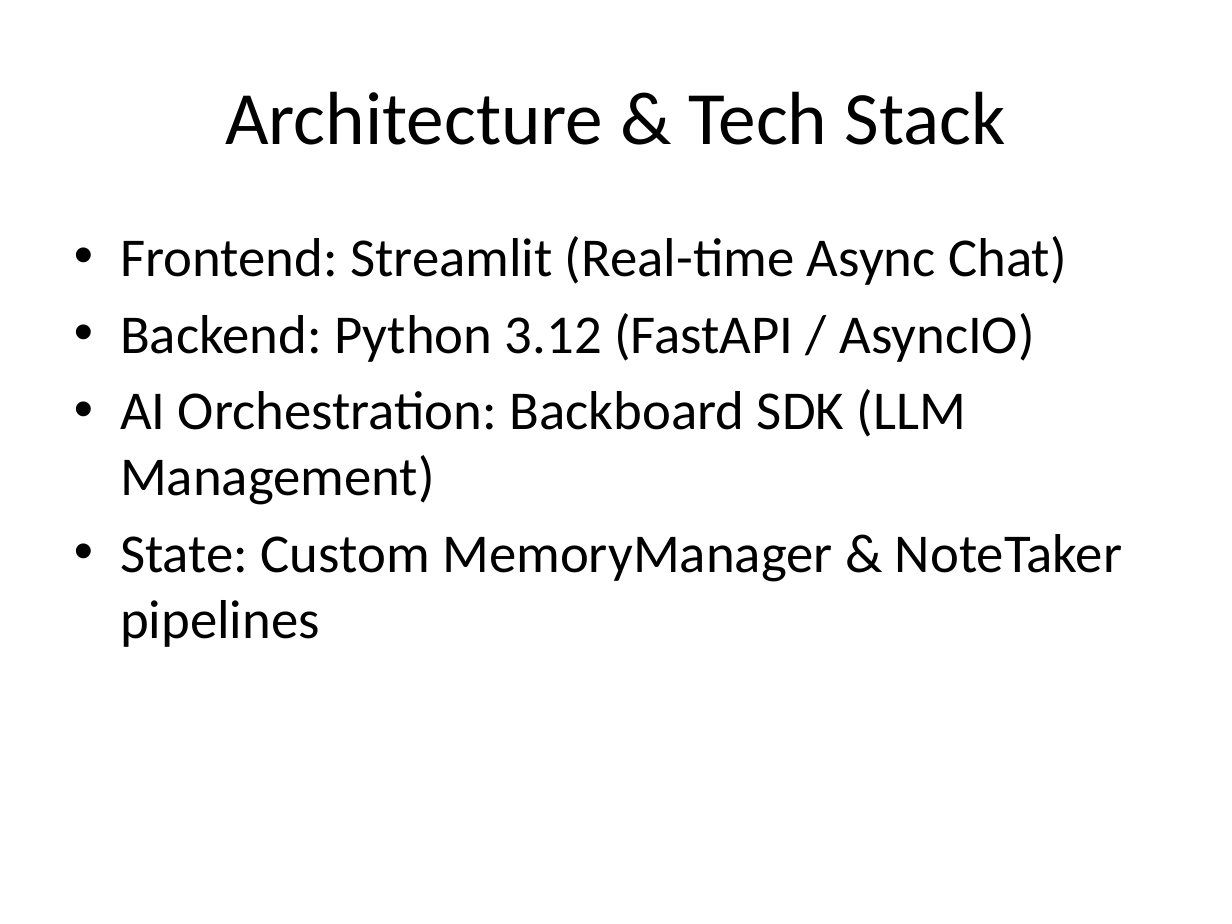
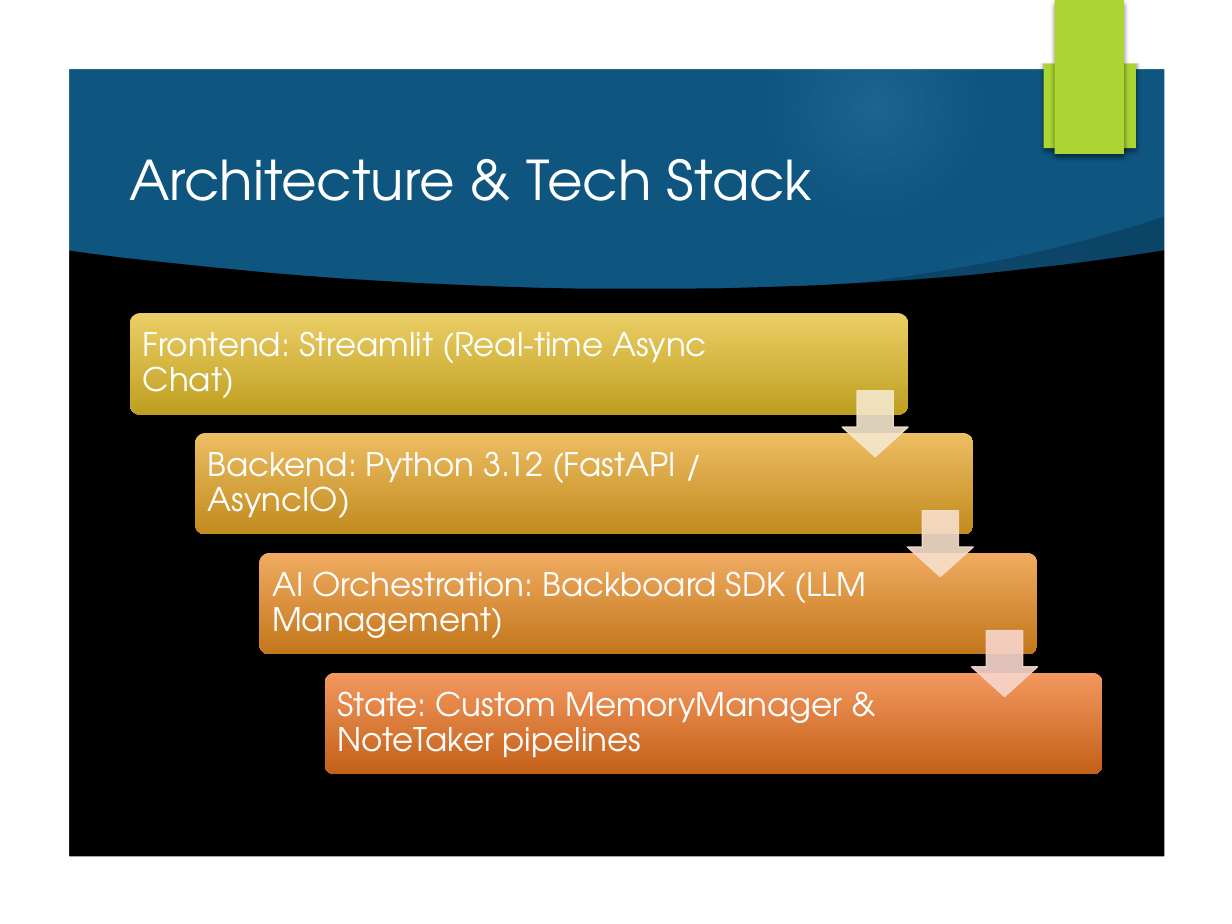
Before and after one commit to yannickb14/MentalHealthPrescreen, a slide deck: slide 4 of NeuroFlow_Pitch.pptx. Drawn at 1232x924 pixels with LibreOffice and Linux fonts; fonts in the diff are those of the drawing; background and template pictures are left out. Boxes give left, top, right and bottom in pixels: in the first picture for what was removed or moved away, otherwise in the second. Text is boxed around its words. In the diff, an @@ line names an element or a change of style, - is before the commit and + after.

```diff
--- a/NeuroFlow_Pitch.pptx
+++ b/NeuroFlow_Pitch.pptx
@@ background #FFFFFF to picture (left out) @@
@@ group added at bbox=[0, 0, 1232, 924]: 5 ellipses, 3 freeform shapes @@
@@ freeform shape added at bbox=[0, 0, 1232, 924], fill #FFFFFF @@
@@ rectangle added at bbox=[1044, 0, 1136, 148], fill #ACD433 @@
@@ rectangle added at bbox=[1055, 0, 1124, 154], fill #ACD433 @@
@@ title "Architecture & Tech Stack": place and size @@
-title "Architecture & Tech Stack" at bbox=[225, 91, 1006, 145]
+title "Architecture & Tech Stack" at bbox=[129, 159, 813, 201]
@@ title "Architecture & Tech Stack" at bbox=[129, 159, 813, 201]: size 44 to 32 pt, font Calibri to TeX Gyre Adventor, text colour #000000 to #FFFFFF; alignment centre to left @@
@@ text removed at bbox=[120, 236, 1122, 647] @@
-• Frontend: Streamlit (Real-time Async Chat)
-• Backend: Python 3.12 (FastAPI / AsyncIO)
-• AI Orchestration: Backboard SDK (LLM Management)
-• State: Custom MemoryManager & NoteTaker pipelines
@@ group added at bbox=[131, 313, 1103, 774]: 4 rounded rectangles, 4 texts, 3 down arrows @@
+Frontend: Streamlit (Real-time Async Chat)
+Backend: Python 3.12 (FastAPI / AsyncIO)
+AI Orchestration: Backboard SDK (LLM Management)
+State: Custom MemoryManager & NoteTaker pipelines
```
Also in this commit, not shown: 6 other slides changed, 3 other files.
